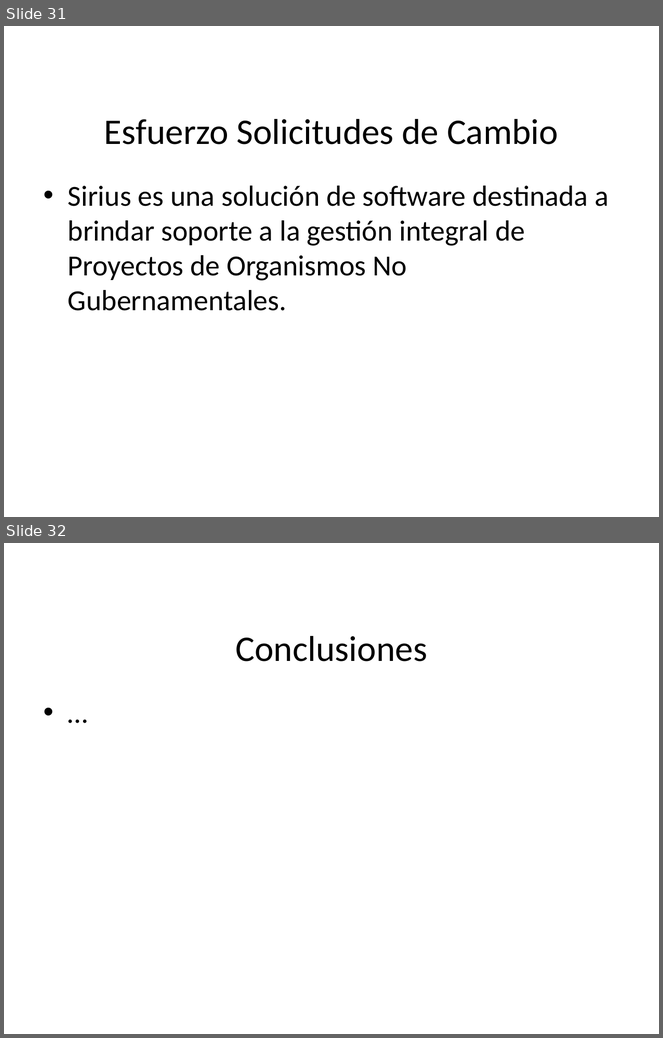
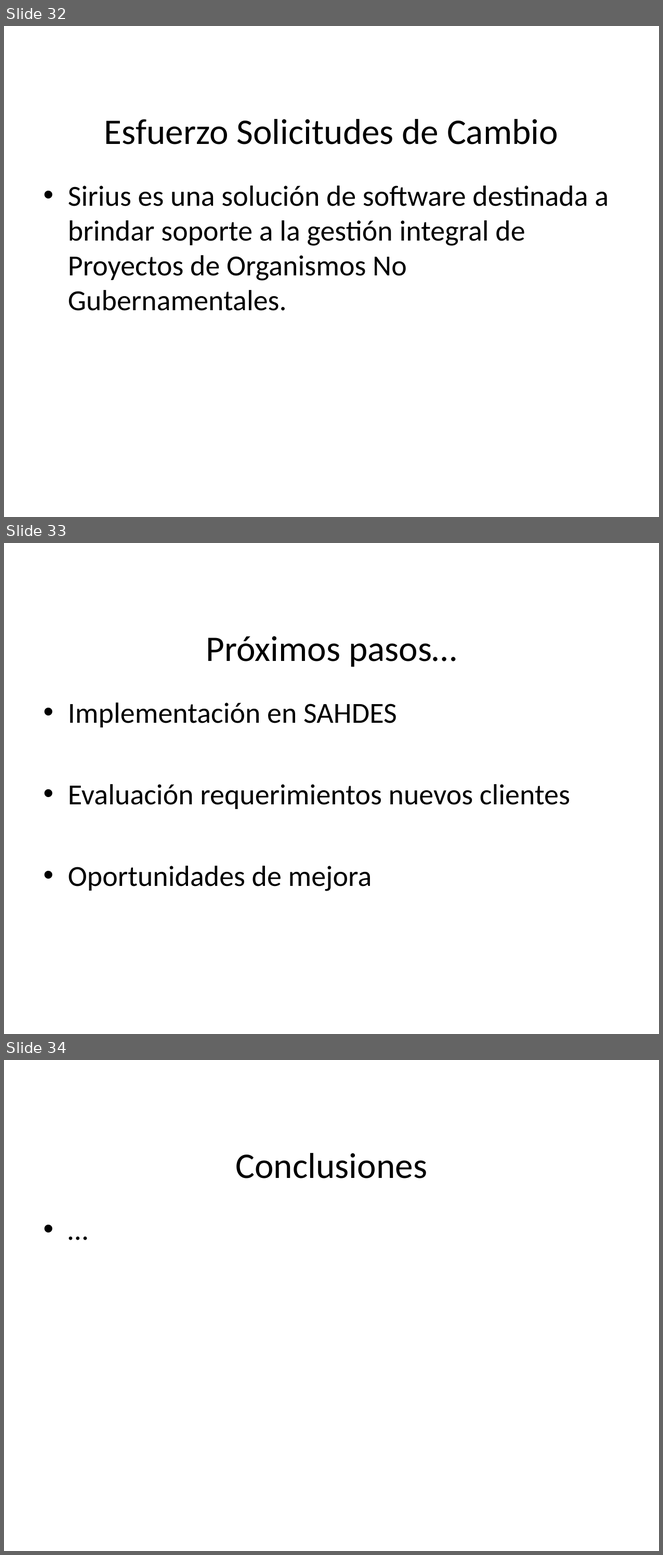
Before and after one commit to pedrohmolina/admin-ong, a slide deck: Documentacion/Presentacion/Presentacion Sirius.pptx. Shown one above the other, each under a label of ours: slides 31 and 32 before the commit, slides 32, 33 and 34 after it. The pictures are 663x1038 and 663x1555 pixels, drawn with LibreOffice and Linux fonts; fonts in the diff are those of the drawing; background and template pictures are left out. Boxes give left, top, right and bottom in pixels: in the first picture for what was removed or moved away, otherwise in the second. Text is boxed around its words. In the diff, an @@ line names an element or a change of style, - is before the commit and + after.

```diff
--- a/Documentacion/Presentacion/Presentacion Sirius.pptx
+++ b/Documentacion/Presentacion/Presentacion Sirius.pptx
@@ slide 33 added at (x1=4, y1=543, x2=659, y2=1034), background picture (left out) @@
@@ title added at (x1=206, y1=636, x2=457, y2=667), 39.6 pt, text #000000 @@
+Próximos pasos…
@@ text added at (x1=68, y1=703, x2=570, y2=891), 32 pt, text #000000 @@
+• Implementación en SAHDES
+• Evaluación requerimientos nuevos clientes
+• Oportunidades de mejora
@@ what was slide 31 is now slide 32 @@
@@ what was slide 32 is now slide 34 @@
```
Also in this commit, not shown: 4 slides changed, 2 other slides added, 1 slide removed.
